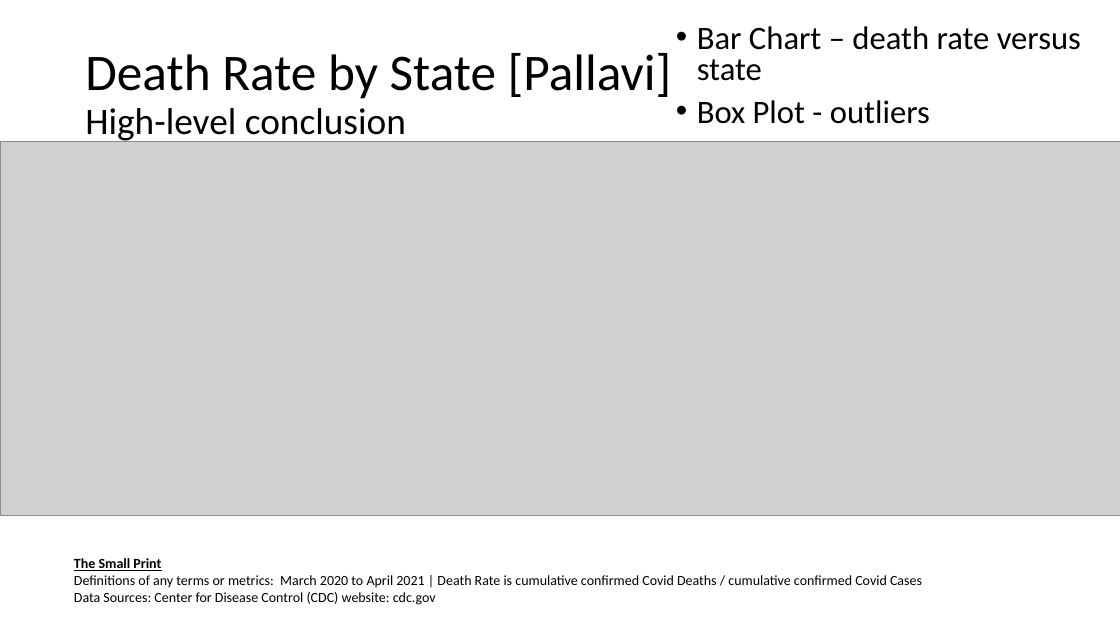
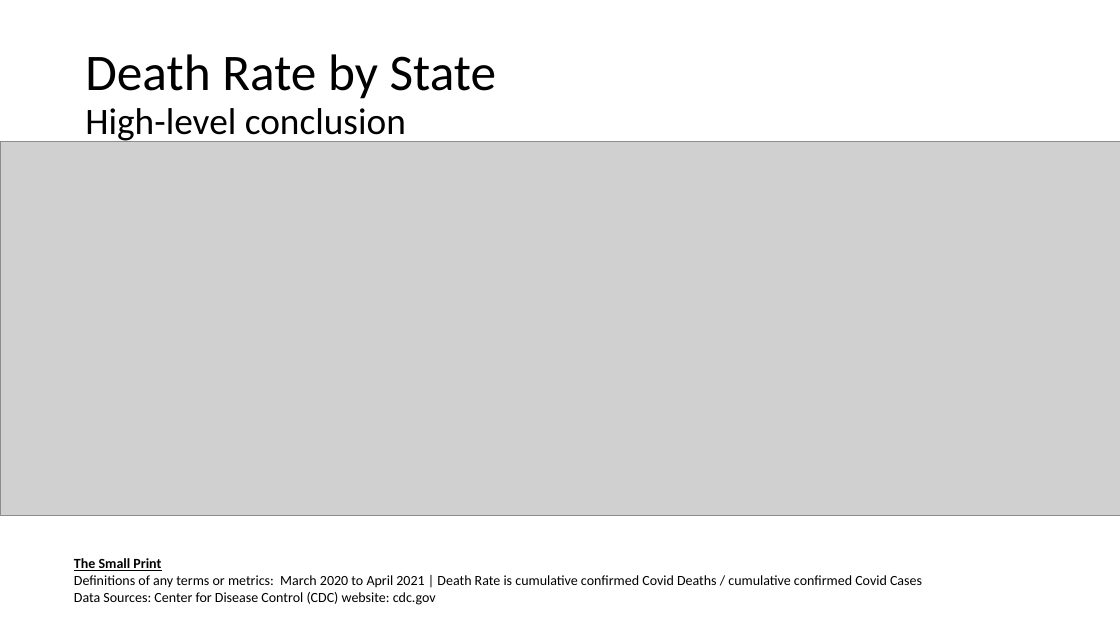
Before and after one commit to jenniecinelli/project_one, a slide deck: slide 3 of Folder0/Presentation.pptx. Drawn at 1120x630 pixels with LibreOffice and Linux fonts; fonts in the diff are those of the drawing; grey boxes stand for pictures. Boxes give left, top, right and bottom in pixels: in the first picture for what was removed or moved away, otherwise in the second. Text is boxed around its words. In the diff, an @@ line names an element or a change of style, - is before the commit and + after.

Commit message:
update presentation

```diff
--- a/Folder0/Presentation.pptx
+++ b/Folder0/Presentation.pptx
@@ text removed at (697, 26, 1081, 124) @@
-• Bar Chart – death rate versus state
-• Box Plot - outliers
@@ title at (85, 54, 496, 144): text changed; size 44 to 32 pt @@
-Death Rate by State [Pallavi]
-High-level conclusion
+Death Rate by State
+High-level conclusion
```
Also in this commit, not shown: 2 other slides changed, 1 slide added, 1 other file.
